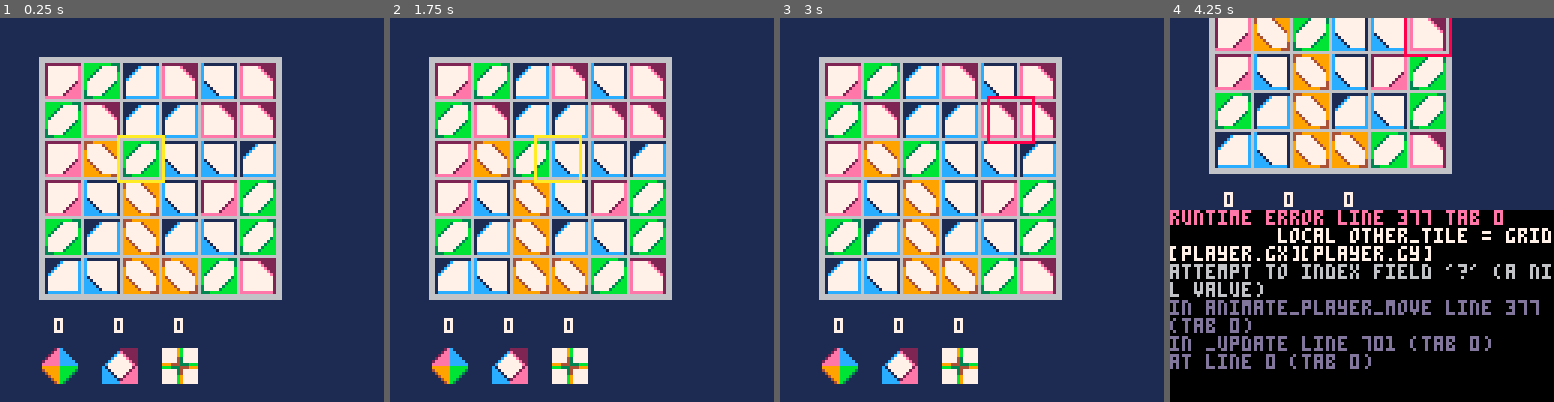
Above: before the commit, frames 1-4 (left to right).
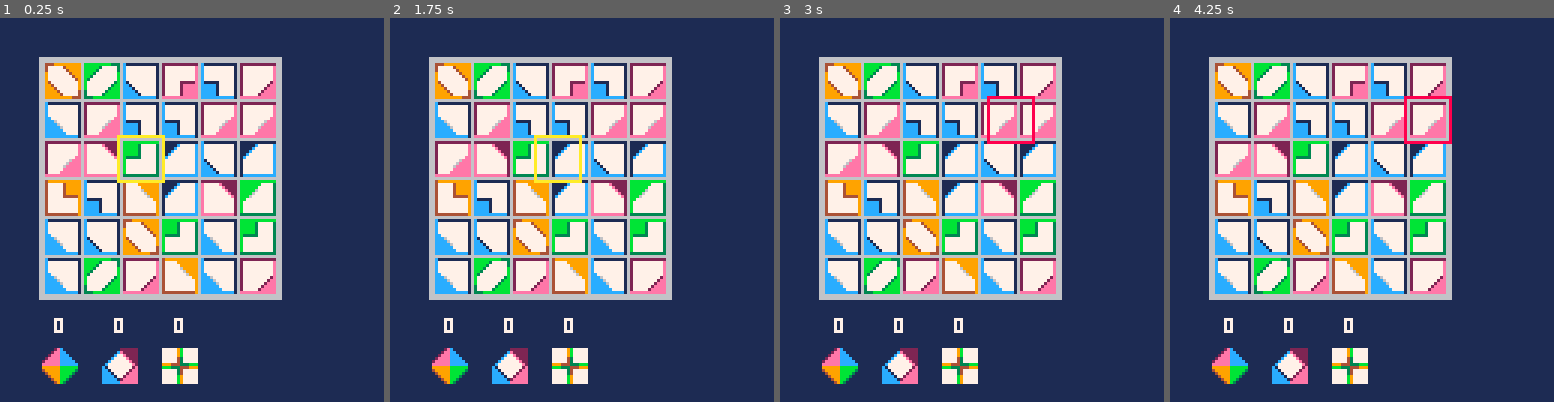
Above: after the commit, the same moments.

Repository: broquaint/pico8-carts
Game: PICO-8 cartridge eggjam4.p8
Same seed, same stepped clock (60 frames per second), same inputs: the game is played once before the commit and once after it.
Inputs:
- Up to frame 1 (0.25 s): no input
- Up to frame 2 (1.75 s): tap X (X key) at 0.33, 1.07 s; tap O (Z key) at 0.7, 1.7 s; hold Right from 1.6 s (still down)
- Up to frame 3 (3 s): tap X (X key) at 1.85, 2.97 s; release Right at 2.1 s; tap O (Z key) at 2.1, 2.5, 2.9 s; hold Up 2.15-2.42 s; hold Right from 2.47 s (still down)
- Up to frame 4 (4.25 s): release Right at 3.03 s; hold Left 3.08-3.58 s; tap O (Z key) at 3.3, 3.7, 4.1 s; hold Down 3.63-3.97 s; hold Right from 4.02 s (still down); tap X (X key) at 4.08 s

The runs differ from the first frame. In frame 1, 11% of the frame differs, in the area x 11-72%, y 11-72%; in frame 2, 11%; in frame 3, 11%; in frame 4, 73%, in the area x 0-100%, y 0-100%.
Error before the commit: runtime error line 377 tab 0; local other_tile = grid[player.gx][player.gy]; attempt to index field '?' (a nil value)

Commit message:
Add some more shapes
While technically functional they need a more work to be a useful part
of the game.

Diff:
--- a/eggjam4.p8
+++ b/eggjam4.p8
@@ -30,15 +30,27 @@
 -- xx xx # xx xx # oo xx # xx oo
 -- xx xx # xx xx # oo xx # xx oo
 
+s_triangle = 'triangle'
+s_circle   = 'circle'
+s_square   = 'square'
+
 grid_tiles={
-   {idx=1,  colour={azure=1},   matches={bl=17}},
-   {idx=3,  colour={coral=1},   matches={br=20}},
-   {idx=5,  colour={lime=1},    matches={tl=5, br=22, cl=21,cr=6}},
-   {idx=7,  colour={orange=1},  matches={tr=8, bl=23, cl=7,cr=24}},
-   {idx=9,  colour={navy=1},    matches={tl=9}},
-   {idx=11, colour={magenta=1}, matches={tr=12}},
---   {9,salmon},
---   {11,lime}
+   {spr_idx=1,  shape=s_triangle, colour={azure=1},   matches={bl=17}},
+   {spr_idx=3,  shape=s_triangle, colour={coral=1},   matches={br=20}},
+   {spr_idx=5,  shape=s_triangle, colour={lime=1},    matches={tl=5, br=22, cl=21,cr=6}},
+   {spr_idx=7,  shape=s_triangle, colour={orange=1},  matches={tr=8, bl=23, cl=7,cr=24}},
+   {spr_idx=9,  shape=s_triangle, colour={navy=1},    matches={tl=9}},
+   {spr_idx=11, shape=s_triangle, colour={magenta=1}, matches={tr=12}},
+
+   {spr_idx=65, shape=s_circle, colour={azure=1},  matches={bl=81}},
+   {spr_idx=67, shape=s_circle, colour={coral=1},  matches={br=84}},
+   {spr_idx=69, shape=s_circle, colour={lime=1},   matches={tl=69}},
+   {spr_idx=71, shape=s_circle, colour={orange=1}, matches={tr=72}},
+
+   {spr_idx=129, shape=s_square, colour={azure=1},  matches={bl=145}},
+   {spr_idx=131, shape=s_square, colour={coral=1},  matches={br=148}},
+   {spr_idx=133, shape=s_square, colour={lime=1},   matches={tl=133}},
+   {spr_idx=135, shape=s_square, colour={orange=1}, matches={tr=136}},
 }
 tile_size  = 12
 space_size = 13
@@ -50,16 +62,13 @@
    y = y and y or gy*tile_size+gy
    local tid = tile_id
    tile_id += 1
-   return {
-      spr_idx = tile.idx,
-      matches = tile.matches,
-      colour  = tile.colour,
+   return merge(copy_table(tile), {
       gx = gx,
       gy = gy,
       x = x,
       y = y,
       id = tid
-   }
+   })
 end
 
 function _init()
@@ -194,6 +203,15 @@
    animate_object_with(anim_args, animate_obj_move)
 end
 
+function all_shape_of(shape, ...)
+   for t in all({...}) do
+      if t and t.shape != shape then
+         return false
+      end
+   end
+   return true
+end
+
 function check_for_patterns(tile)
    function diamond_match(a)
       if(not a) return false
@@ -207,7 +225,7 @@
          local c = gt(a.gx - 1, a.gy + 1)
          local d = gt(a.gx,     a.gy + 1)
 
-         if (b and c and d) and b.matches.br and c.matches.tr and d.matches.tl then
+         if all_shape_of(a.shape, b, c, d) and b.matches.br and c.matches.tr and d.matches.tl then
             return {bl=a,br=b,tr=c,tl=d}
          end
       end
@@ -221,7 +239,7 @@
          local c = gt(a.gx,     a.gy + 1)
          local d = gt(a.gx + 1, a.gy + 1)
 
-         if (b and c and d) and b.matches.bl and c.matches.tr and d.matches.tl then
+         if all_shape_of(a.shape, b, c, d) and b.matches.bl and c.matches.tr and d.matches.tl then
             return {br=a,bl=b,tr=c,tl=d}
          end
       end
@@ -235,7 +253,7 @@
          local c = gt(a.gx + 1, a.gy - 1)
          local d = gt(a.gx + 1, a.gy)
 
-         if (b and c and d) and b.matches.br and c.matches.bl and d.matches.tl then
+         if all_shape_of(a.shape, b, c, d) and b.matches.br and c.matches.bl and d.matches.tl then
             return {tr=a,br=b,bl=c,tl=d}
          end
       end
@@ -249,7 +267,7 @@
          local c = gt(a.gx,     a.gy - 1)
          local d = gt(a.gx - 1, a.gy)
 
-         if (b and c and d) and b.matches.br and c.matches.bl and d.matches.tr then
+         if all_shape_of(a.shape, b, c, d) and b.matches.br and c.matches.bl and d.matches.tr then
             return {tl=a,br=b,bl=c,tr=d}
          end
       end
@@ -269,7 +287,7 @@
          local c = gt(a.gx - 1, a.gy + 1)
          local d = gt(a.gx,     a.gy + 1)
 
-         if (b and c and d) and b.colour.orange and c.colour.lime and d.colour.orange then
+         if all_shape_of(a.shape, b, c, d) and b.colour.orange and c.colour.lime and d.colour.orange then
             return {bl=a,br=b,tr=c,tl=d}
          end
       end
@@ -283,7 +301,7 @@
          local c = gt(a.gx,     a.gy + 1)
          local d = gt(a.gx + 1, a.gy + 1)
 
-         if (b and c and d) and b.colour.lime and c.colour.lime and d.colour.orange then
+         if all_shape_of(a.shape, b, c, d) and b.colour.lime and c.colour.lime and d.colour.orange then
             return {br=a,bl=b,tr=c,tl=d}
          end
       end
@@ -297,7 +315,7 @@
          local c = gt(a.gx + 1, a.gy - 1)
          local d = gt(a.gx + 1, a.gy)
 
-         if (b and c and d) and b.colour.orange and c.colour.lime and d.colour.orange then
+         if all_shape_of(a.shape, b, c, d) and b.colour.orange and c.colour.lime and d.colour.orange then
             return {tr=a,br=b,bl=c,tl=d}
          end
       end
@@ -311,7 +329,7 @@
          local c = gt(a.gx,     a.gy - 1)
          local d = gt(a.gx - 1, a.gy)
 
-         if (b and c and d) and b.colour.orange and c.colour.lime and d.colour.lime then
+         if all_shape_of(a.shape, b, c, d) and b.colour.orange and c.colour.lime and d.colour.lime then
             return {tl=a,br=b,bl=c,tr=d}
          end
       end
@@ -331,7 +349,7 @@
          local c = gt(a.gx,     a.gy + 1)
          local d = gt(a.gx + 1, a.gy + 1)
 
-         if (b and c and d) and b.matches.tr and c.matches.bl and d.matches.br then
+         if all_shape_of(a.shape, b, c, d) and b.matches.tr and c.matches.bl and d.matches.br then
             return {bl=c,br=d,tr=b,tl=a}
          end
       end
@@ -345,7 +363,7 @@
          local c = gt(a.gx - 1, a.gy + 1)
          local d = gt(a.gx,     a.gy + 1)
 
-         if (b and c and d) and b.matches.tl and c.matches.bl and d.matches.br then
+         if all_shape_of(a.shape, b, c, d) and b.matches.tl and c.matches.bl and d.matches.br then
             return {bl=c,br=d,tr=a,tl=b}
          end
       end
@@ -359,7 +377,7 @@
          local c = gt(a.gx + 1, a.gy - 1)
          local d = gt(a.gx + 1, a.gy)
 
-         if (b and c and d) and b.matches.tl and c.matches.tr and d.matches.br then
+         if all_shape_of(a.shape, b, c, d) and b.matches.tl and c.matches.tr and d.matches.br then
             return {bl=a,br=d,tr=c,tl=b}
          end
       end
@@ -373,7 +391,7 @@
          local c = gt(a.gx,     a.gy - 1)
          local d = gt(a.gx - 1, a.gy)
 
-         if (b and c and d) and b.matches.tl and c.matches.tr and d.matches.bl then
+         if all_shape_of(a.shape, b, c, d) and b.matches.tl and c.matches.tr and d.matches.bl then
             return {bl=d,br=a,tr=c,tl=b}
          end
       end
@@ -463,6 +481,7 @@
    if player.tile_held then
       local match = check_for_patterns(player.tile_held)
       if match then
+         dump('nice match: ', match)
          tally[match.type] += 1
          animate(function() animate_match(match.matched) end)
          state = 'matched'
Not shown, changed: 81 lines of the sprite sheet (__gfx__) section of eggjam4.p8
